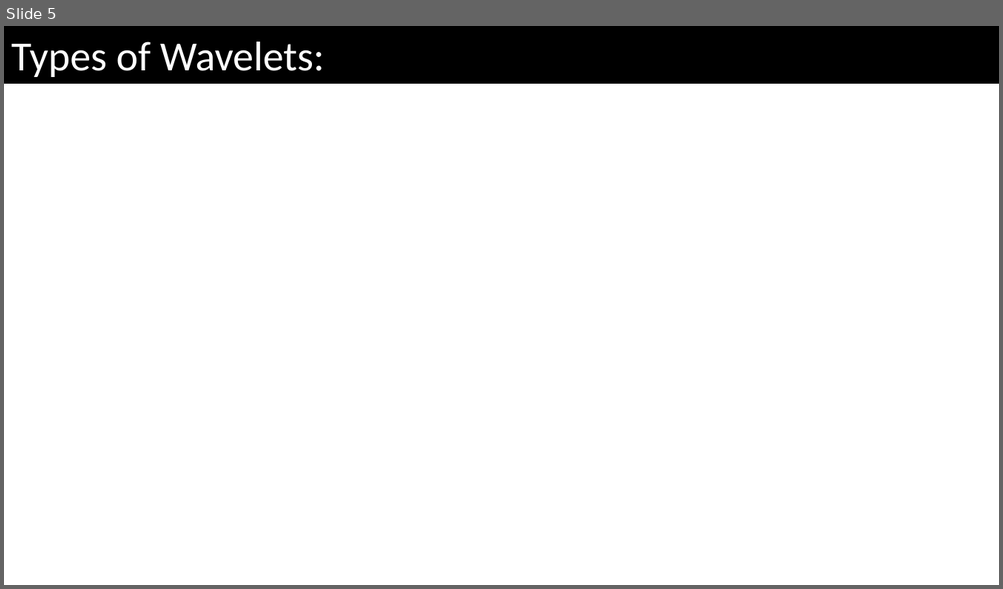
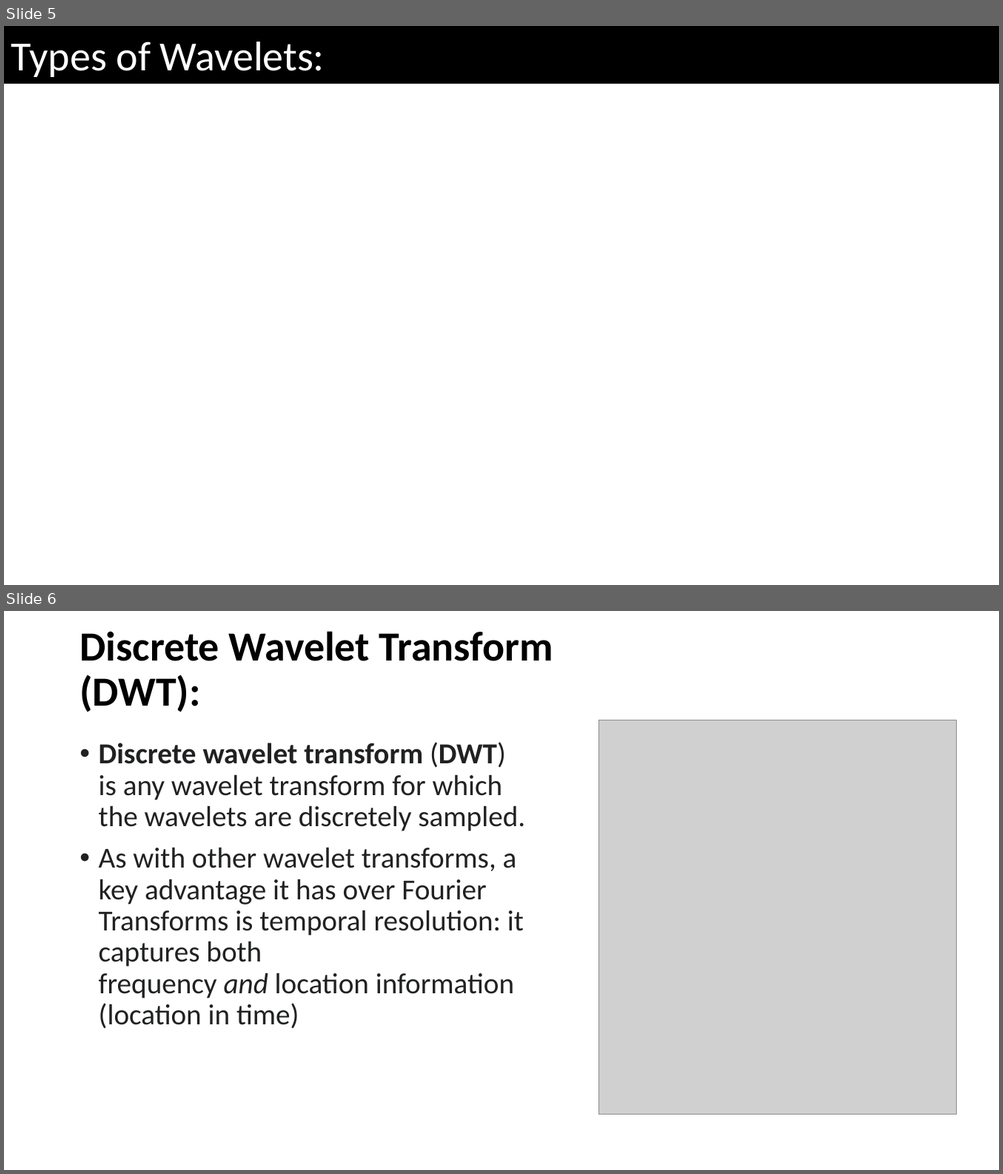
Before and after one commit to CodeBlocker007/Wavelet-Analysis, a slide deck: WaveletAnalysis.pptx. Shown one above the other, each under a label of ours: slide 5 before the commit, slides 5 and 6 after it. The pictures are 1003x589 and 1003x1174 pixels, drawn with LibreOffice and Linux fonts; fonts in the diff are those of the drawing; grey boxes stand for pictures; background and template pictures are left out. Boxes give left, top, right and bottom in pixels: in the first picture for what was removed or moved away, otherwise in the second. Text is boxed around its words. In the diff, an @@ line names an element or a change of style, - is before the commit and + after.

```diff
--- a/WaveletAnalysis.pptx
+++ b/WaveletAnalysis.pptx
@@ slide 6 added at (4, 611, 999, 1170), background #FFFFFF @@
@@ title added at (79, 631, 553, 712), 40 pt, text #000000, bold @@
+Discrete Wavelet Transform (DWT):
@@ picture added at (599, 720, 957, 1115) @@
@@ text added at (99, 742, 525, 1029), 28 pt, text #202122 @@
+• Discrete wavelet transform (DWT) is any wavelet transform for which the wavelets are discretely sampled.
+• As with other wavelet transforms, a key advantage it has over Fourier Transforms is temporal resolution: it captures both frequency and location information (location in time)
```
Also in this commit, not shown: 2 slides changed, 4 other slides added, 1 slide removed, 5 other files.
